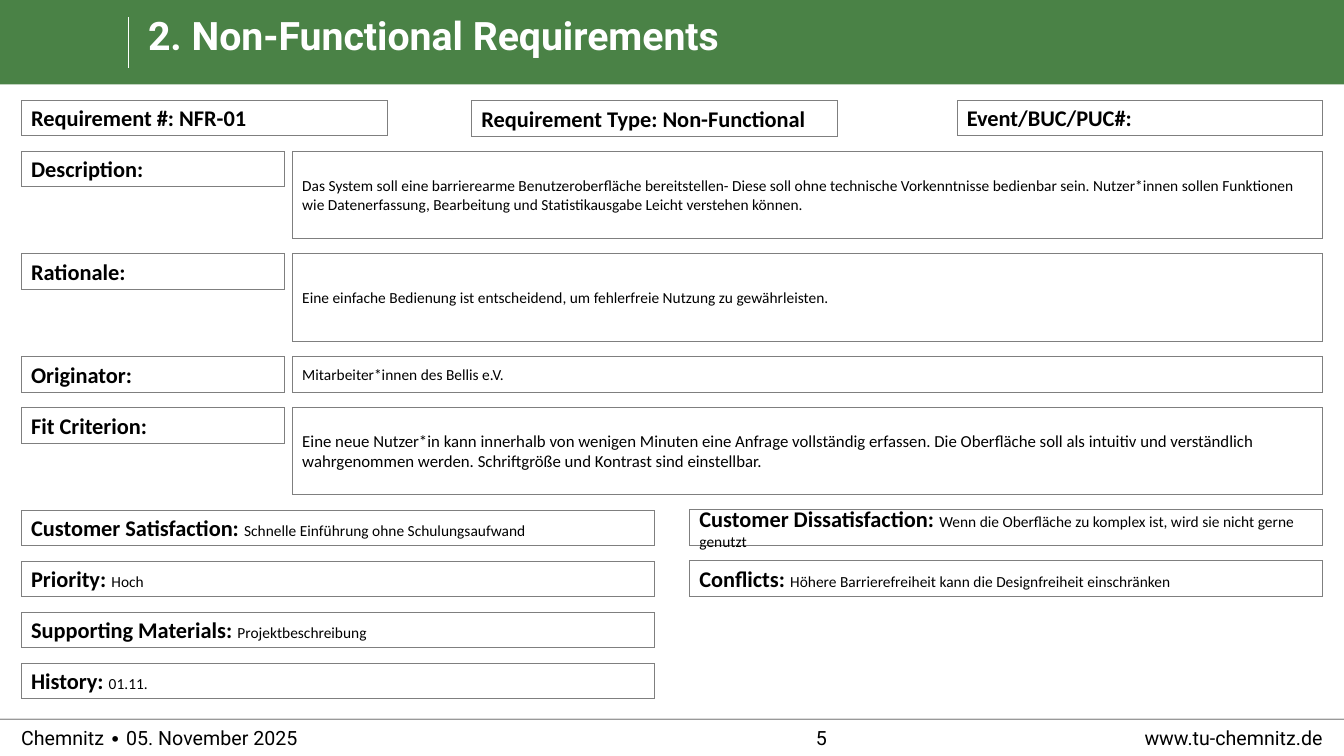
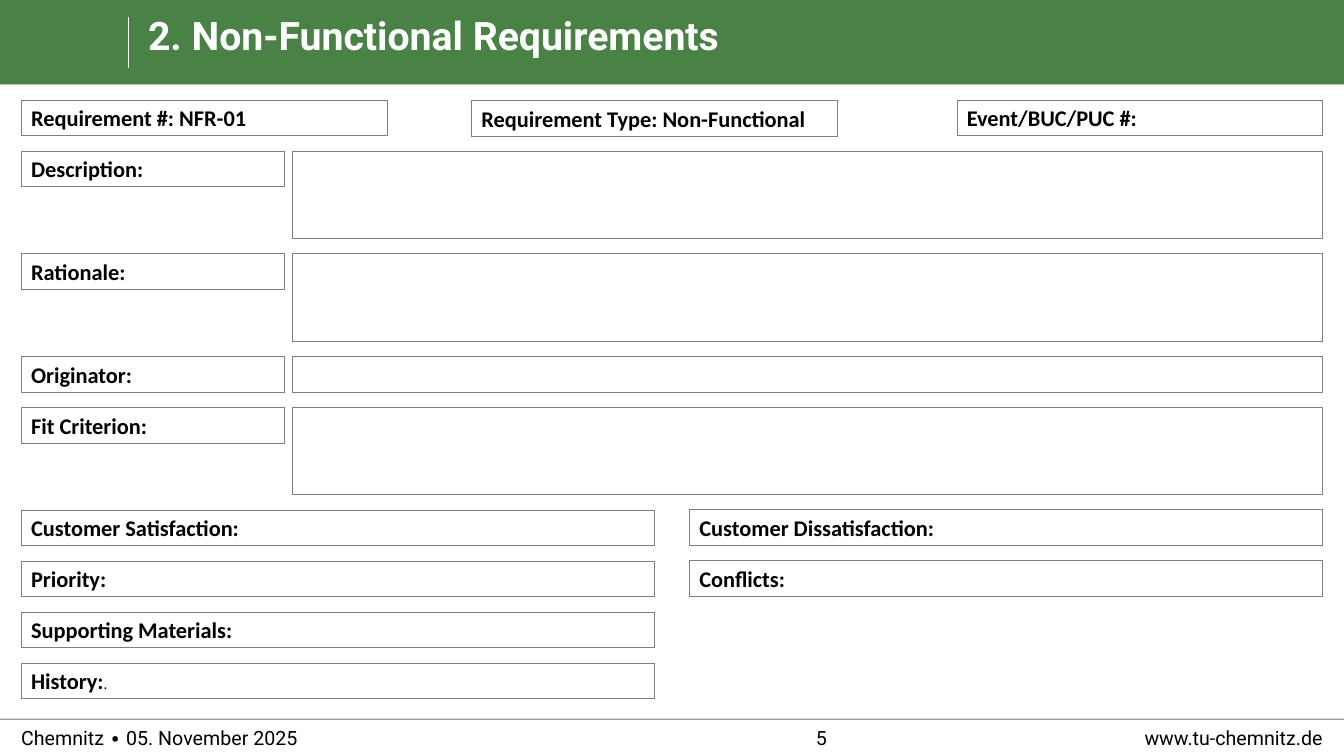
Before and after one commit to cojuwon/Praktikum-Softwareengineering-TU-Chemnitz, a slide deck: slide 5 of requirements/Snow_Card_Template.pptx. Drawn at 1344x756 pixels with LibreOffice and Linux fonts; fonts in the diff are those of the drawing; background and template pictures are left out. Boxes give left, top, right and bottom in pixels: in the first picture for what was removed or moved away, otherwise in the second. Text is boxed around its words. In the diff, an @@ line names an element or a change of style, - is before the commit and + after.

```diff
--- a/requirements/Snow_Card_Template.pptx
+++ b/requirements/Snow_Card_Template.pptx
@@ text in rectangle at [967, 110, 1115, 127]: spaces changed @@
-Event/BUC/PUC#:
+Event/BUC/PUC #:
@@ text in rectangle at [302, 180, 1293, 213]: text removed @@
-Das System soll eine barrierearme Benutzeroberfläche bereitstellen- Diese soll ohne technische Vorkenntnisse bedienbar sein. Nutzer*innen sollen Funktionen wie Datenerfassung, Bearbeitung und Statistikausgabe Leicht verstehen können.
@@ text in rectangle at [302, 292, 829, 306]: text removed @@
-Eine einfache Bedienung ist entscheidend, um fehlerfreie Nutzung zu gewährleisten.
@@ text in rectangle at [302, 369, 504, 380]: text removed @@
-Mitarbeiter*innen des Bellis e.V.
@@ text in rectangle at [302, 435, 1252, 470]: text removed @@
-Eine neue Nutzer*in kann innerhalb von wenigen Minuten eine Anfrage vollständig erfassen. Die Oberfläche soll als intuitiv und verständlich wahrgenommen werden. Schriftgröße und Kontrast sind einstellbar.
@@ text in rectangle at [31, 520, 238, 536]: text changed; size 11 to 16 pt; bold on @@
-Customer Satisfaction: Schnelle Einführung ohne Schulungsaufwand
+Customer Satisfaction:
@@ text in rectangle at [699, 520, 934, 536]: text changed; size 11 to 16 pt; bold on @@
-Customer Dissatisfaction: Wenn die Oberfläche zu komplex ist, wird sie nicht gerne genutzt
+Customer Dissatisfaction:
@@ text in rectangle at [31, 571, 106, 591]: text changed @@
-Priority: Hoch
+Priority:
@@ text in rectangle at [699, 571, 785, 587]: text changed; size 11 to 16 pt; bold on @@
-Conflicts: Höhere Barrierefreiheit kann die Designfreiheit einschränken
+Conflicts:
@@ text in rectangle at [31, 622, 232, 642]: text changed @@
-Supporting Materials: Projektbeschreibung
+Supporting Materials:
@@ text in rectangle at [31, 673, 103, 693]: text changed @@
-History: 01.11.
+History:.
```
Also in this commit, not shown: 1 other slide changed.
